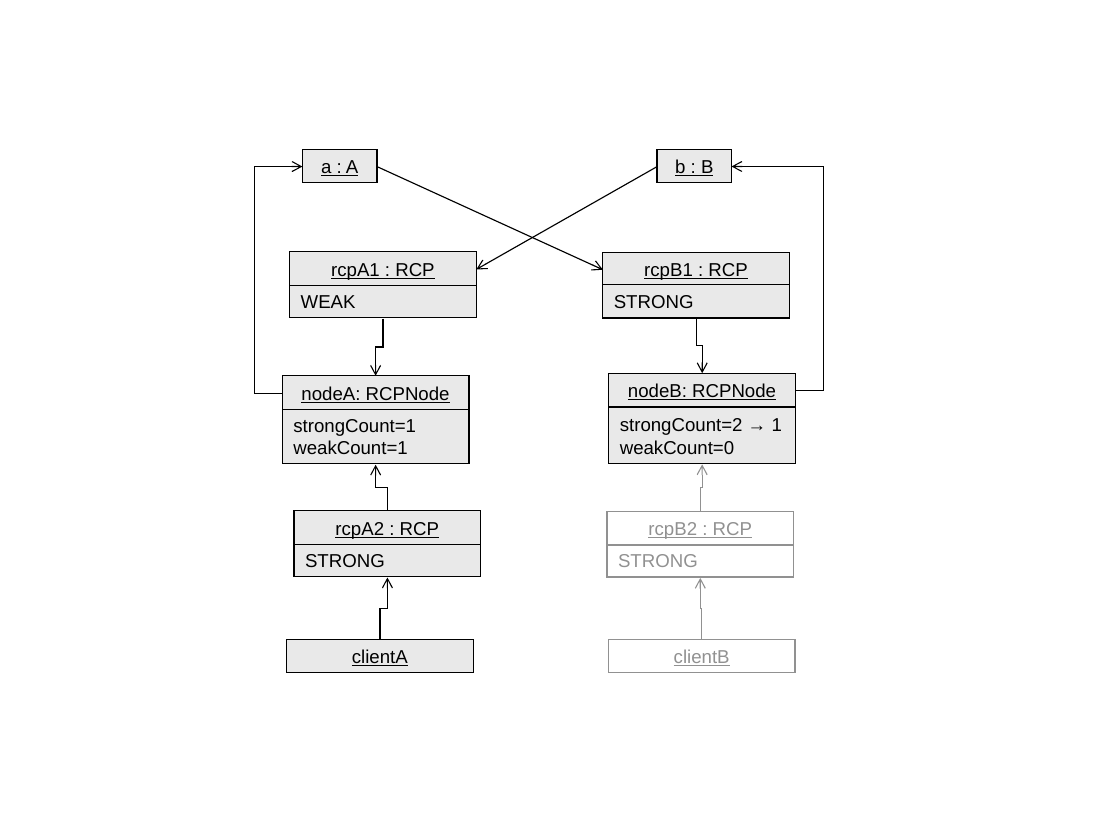
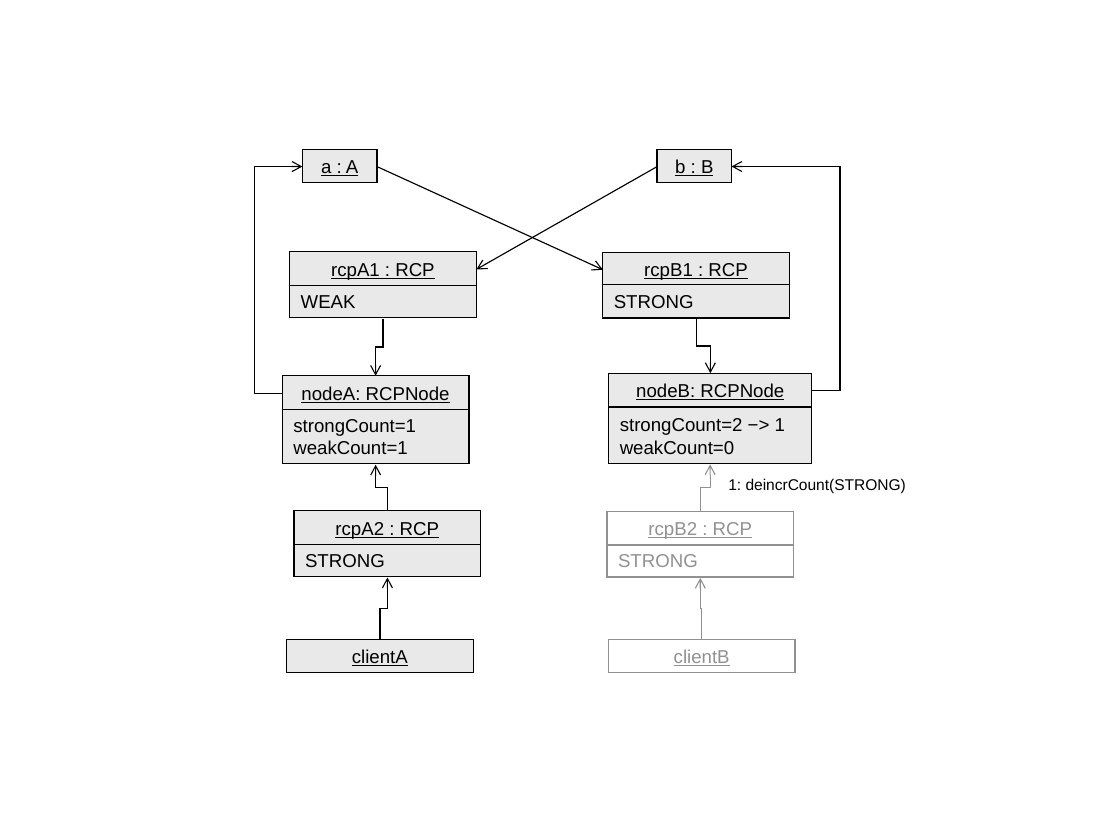
Before and after one commit to bartlettroscoe/TeuchosMMDocs, a slide deck: slide 1 of memory_management_report/CircularRCP_A_B_ClientB_1.ppt. Drawn at 1120x840 pixels with LibreOffice and Linux fonts; fonts in the diff are those of the drawing. Boxes give left, top, right and bottom in pixels: in the first picture for what was removed or moved away, otherwise in the second. Text is boxed around its words. In the diff, an @@ line names an element or a change of style, - is before the commit and + after.

```diff
--- a/memory_management_report/CircularRCP_A_B_ClientB_1.ppt
+++ b/memory_management_report/CircularRCP_A_B_ClientB_1.ppt
@@ elbow arrow moved from (795, 391) - (731, 167) to (812, 391) - (731, 167) @@
@@ elbow arrow moved from (696, 319) - (702, 373) to (697, 319) - (710, 373) @@
@@ rectangle "nodeB: RCPNode": place and size @@
-rectangle "nodeB: RCPNode" at <box>609,373,796,407</box>
+rectangle "nodeB: RCPNode" at <box>609,373,812,407</box>
@@ rectangle "strongCount=2 −> 1": place and size @@
-rectangle "strongCount=2 −> 1" at <box>609,408,796,464</box>
+rectangle "strongCount=2 −> 1" at <box>609,408,812,464</box>
@@ text in rectangle at <box>620,418,785,435</box>: text changed @@
-strongCount=2 → 1
+strongCount=2 −> 1
@@ elbow arrow moved from (700, 511) - (702, 465) to (700, 511) - (710, 465) @@
@@ text added at <box>728,478,906,493</box>, 10 pt, text #000000 @@
+1: deincrCount(STRONG)
```
Also in this commit, not shown: 8 other files.
